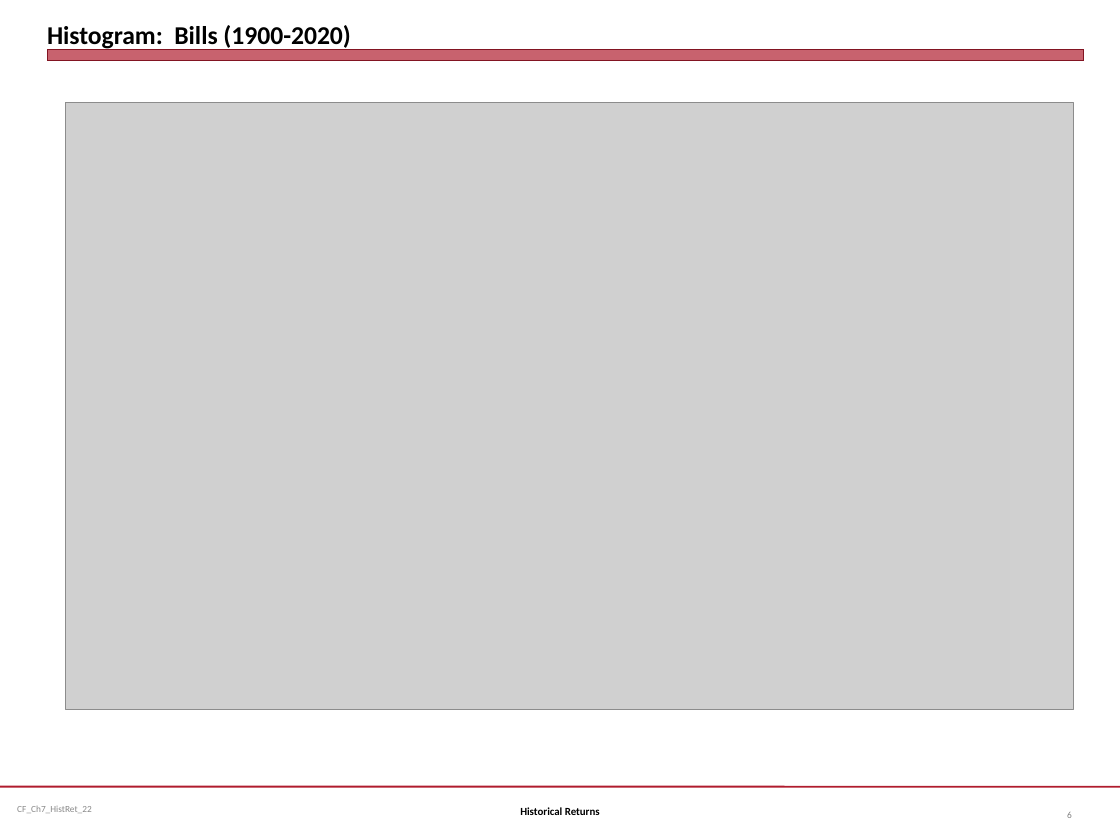
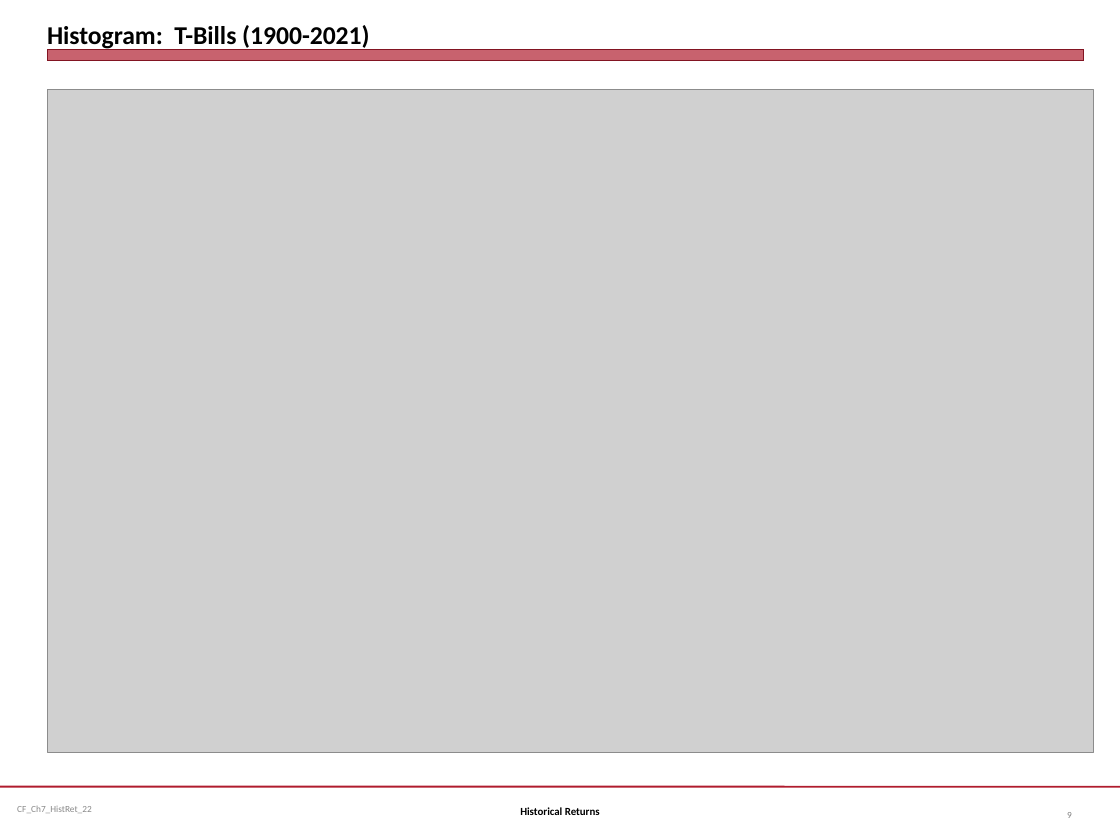
Before and after one commit to jmc877/Corporate-Finance, a slide deck: slide 9 of slides/CF_Ch7_HistRet_22.pptx (slide 6 before the commit). Drawn at 1120x840 pixels with LibreOffice and Linux fonts; fonts in the diff are those of the drawing; grey boxes stand for pictures. Boxes give left, top, right and bottom in pixels: in the first picture for what was removed or moved away, otherwise in the second. Text is boxed around its words. In the diff, an @@ line names an element or a change of style, - is before the commit and + after.

```diff
--- a/slides/CF_Ch7_HistRet_22.pptx
+++ b/slides/CF_Ch7_HistRet_22.pptx
@@ title at [47,25,369,50]: text changed @@
-Histogram: Bills (1900-2020)
+Histogram: T-Bills (1900-2021)
@@ picture: place and size @@
-picture at [65,103,1073,710]
+picture at [48,90,1094,753]
```
Also in this commit, not shown: 10 other slides changed, 4 slides added, 9 other files.
